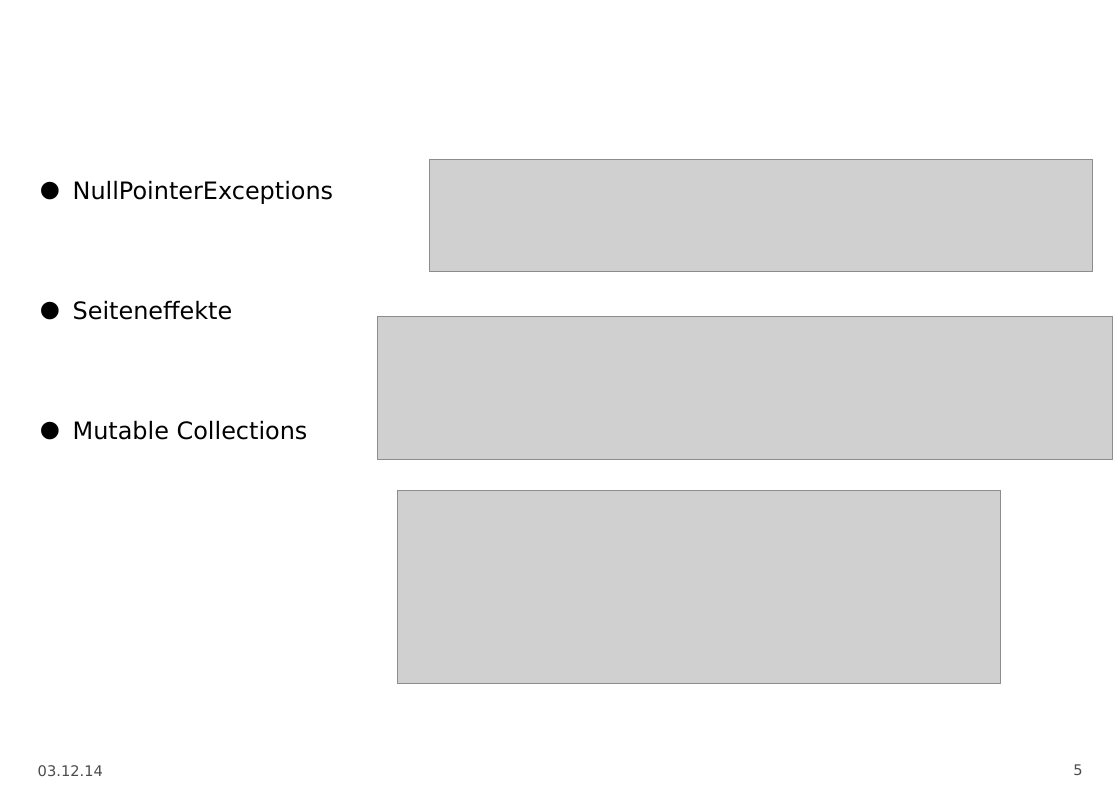
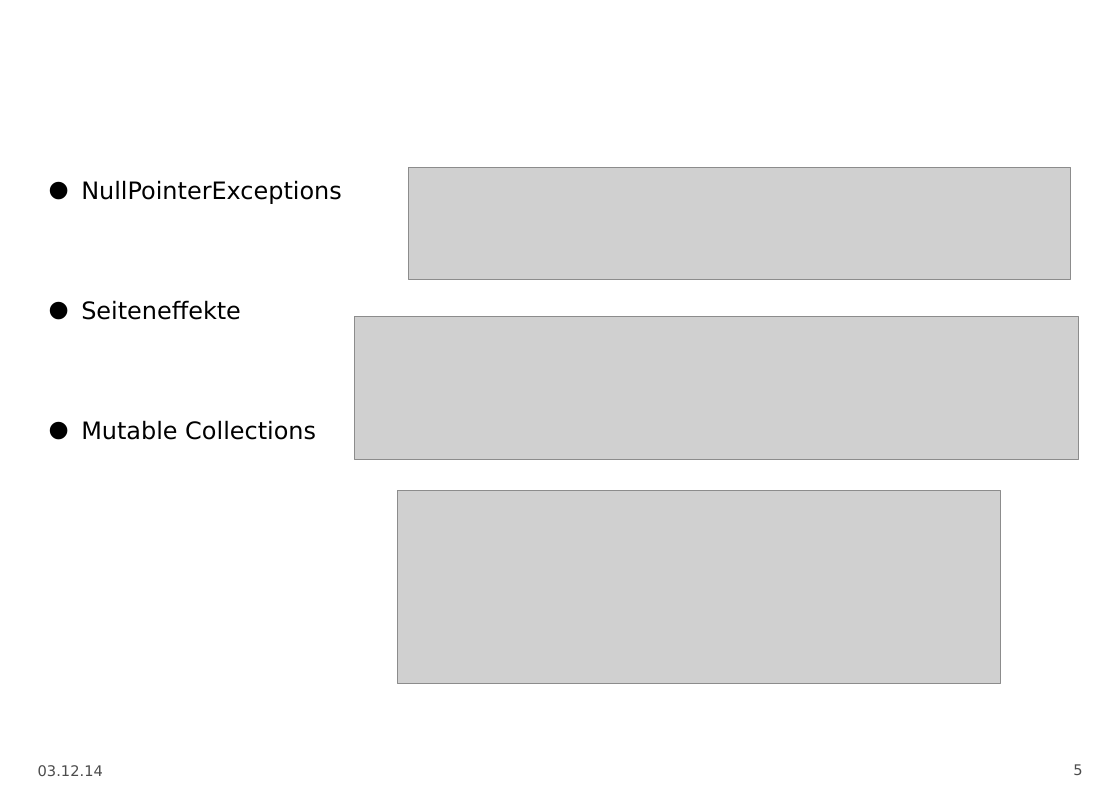
Before and after one commit to DarkToast/scala-techtalk, a slide deck: slide 5 of Scala.odp. Drawn at 1120x792 pixels with LibreOffice and Linux fonts; fonts in the diff are those of the drawing; grey boxes stand for pictures; background and template pictures are left out. Boxes give left, top, right and bottom in pixels: in the first picture for what was removed or moved away, otherwise in the second. Text is boxed around its words. In the diff, an @@ line names an element or a change of style, - is before the commit and + after.

```diff
--- a/Scala.odp
+++ b/Scala.odp
@@ text "NullPointerExceptions" at <box>81,180,342,440</box>: indent changed @@
@@ picture: place and size @@
-picture at <box>430,160,1093,272</box>
+picture at <box>408,168,1071,280</box>
@@ picture: place and size @@
-picture at <box>377,317,1113,460</box>
+picture at <box>354,317,1079,460</box>
```
Also in this commit, not shown: 2 other slides changed, 3 slides added, 2 slides removed.
